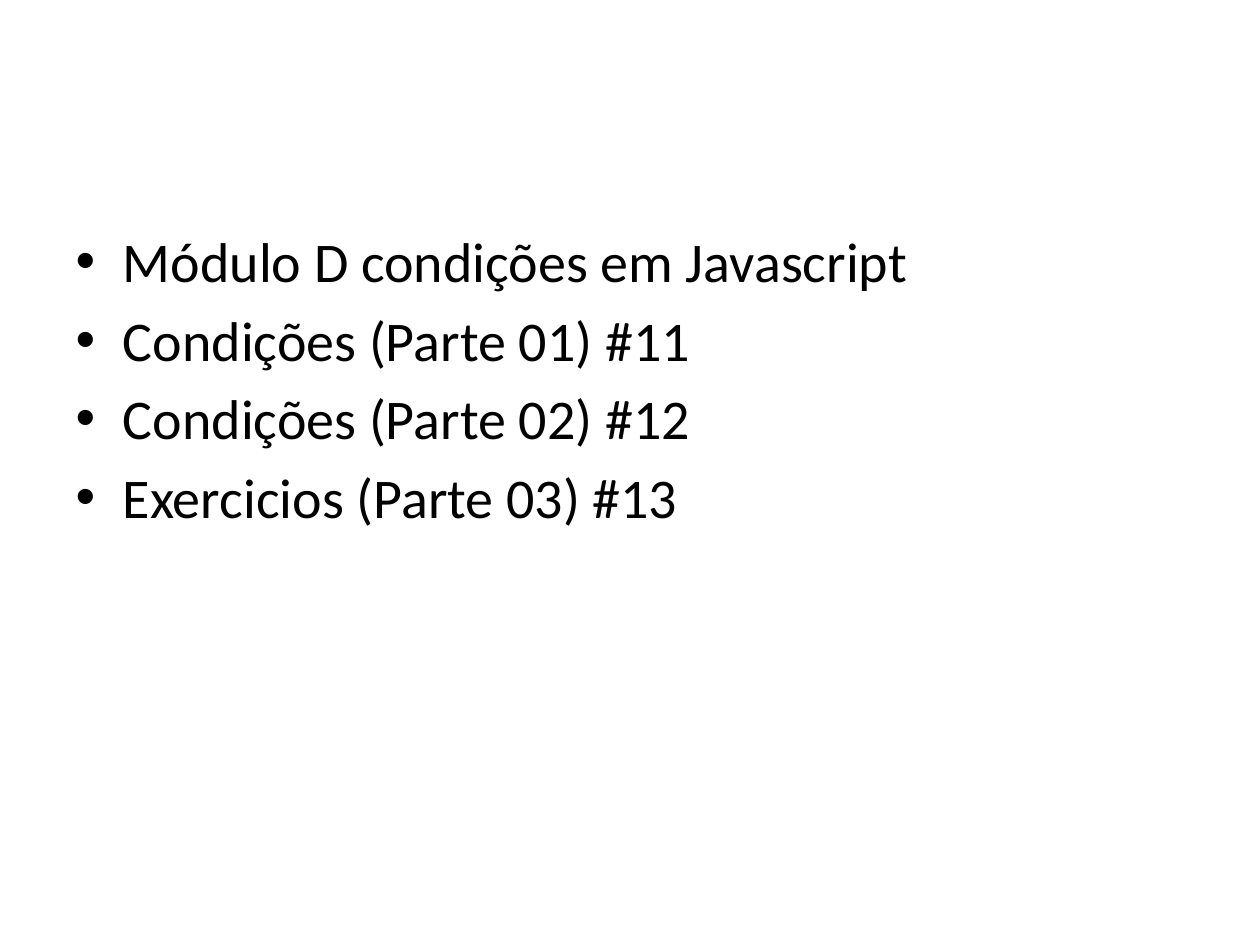
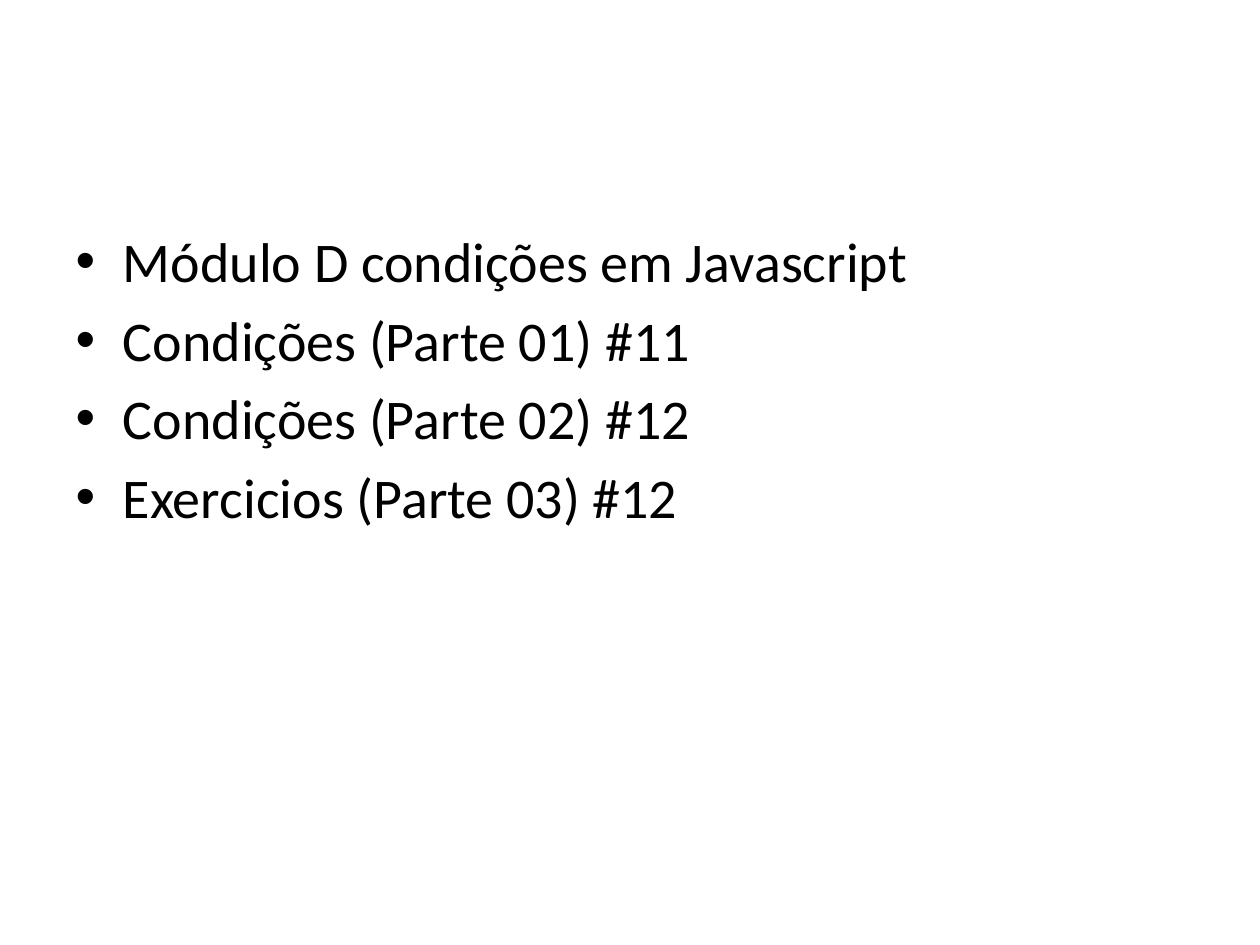
Before and after one commit to Wellingtongu/Cursos-AVD, a slide deck: slide 5 of Documentacao/Documentacao-curso-Javascript.pptx. Drawn at 1260x945 pixels with LibreOffice and Linux fonts; fonts in the diff are those of the drawing; background and template pictures are left out. Boxes give left, top, right and bottom in pixels: in the first picture for what was removed or moved away, otherwise in the second. Text is boxed around its words. In the diff, an @@ line names an element or a change of style, - is before the commit and + after.

```diff
--- a/Documentacao/Documentacao-curso-Javascript.pptx
+++ b/Documentacao/Documentacao-curso-Javascript.pptx
@@ text at (123,477,678,526): text changed @@
-• Exercicios (Parte 03) #13
+• Exercicios (Parte 03) #12
```
Also in this commit, not shown: 1 other slide changed, 7 other files.
